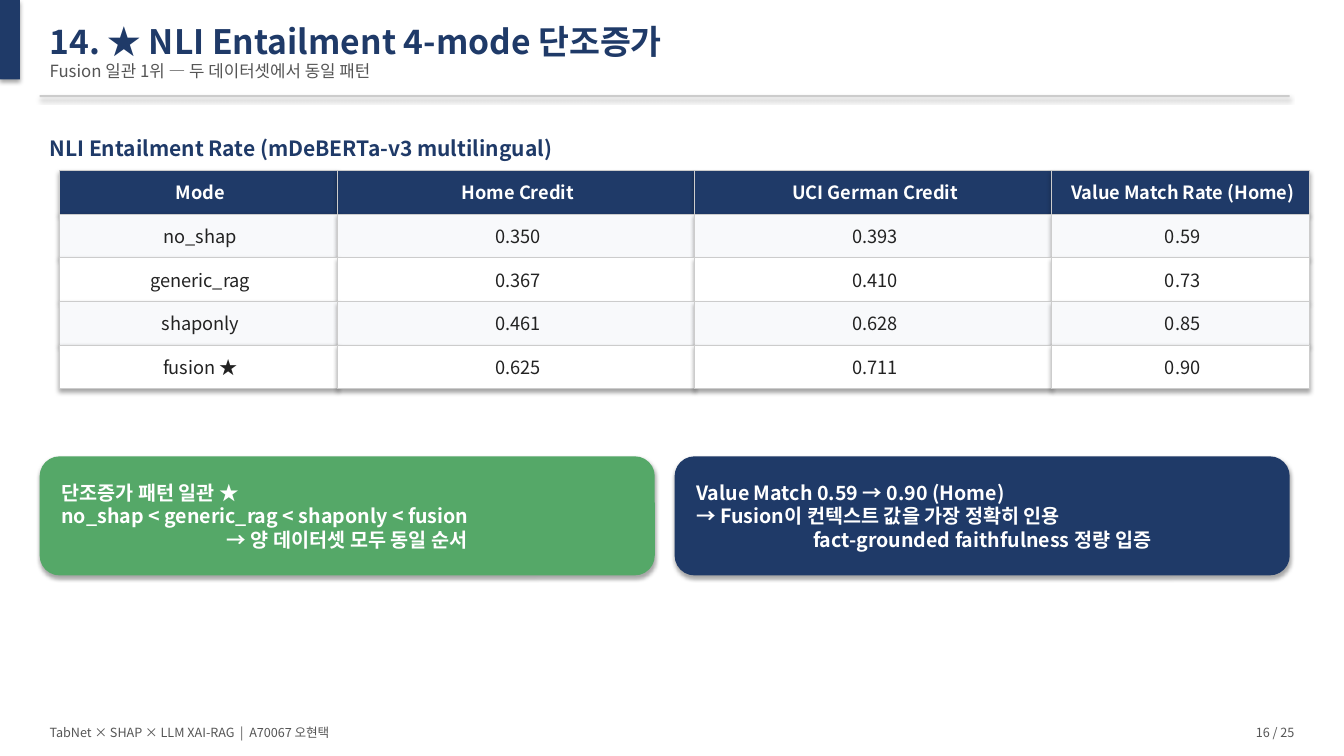
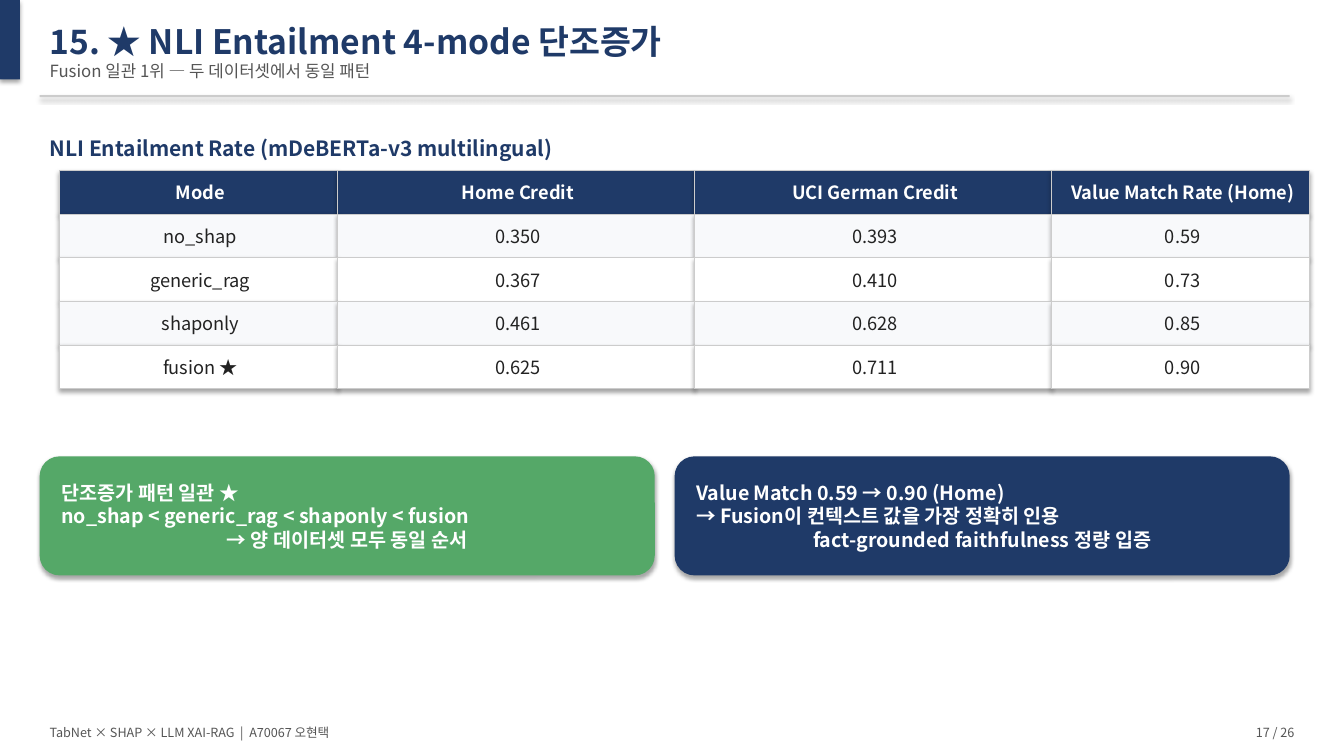
Before and after one commit to Tim-Green0/tabnet-xai-rag-credit, a slide deck: slide 17 of paper/thesis_slides.pptx (slide 16 before the commit). Drawn at 1344x756 pixels with LibreOffice and Linux fonts; fonts in the diff are those of the drawing. Boxes give left, top, right and bottom in pixels: in the first picture for what was removed or moved away, otherwise in the second. Text is boxed around its words. In the diff, an @@ line names an element or a change of style, - is before the commit and + after.

```diff
--- a/paper/thesis_slides.pptx
+++ b/paper/thesis_slides.pptx
@@ text at [50, 25, 662, 57]: text changed @@
-14. ★ NLI Entailment 4-mode 단조증가
+15. ★ NLI Entailment 4-mode 단조증가
@@ text at [1256, 727, 1294, 737]: text changed @@
-16 / 25
+17 / 26
```
Also in this commit, not shown: 21 other slides changed, 2 slides added, 1 slide removed, 1 other file.
